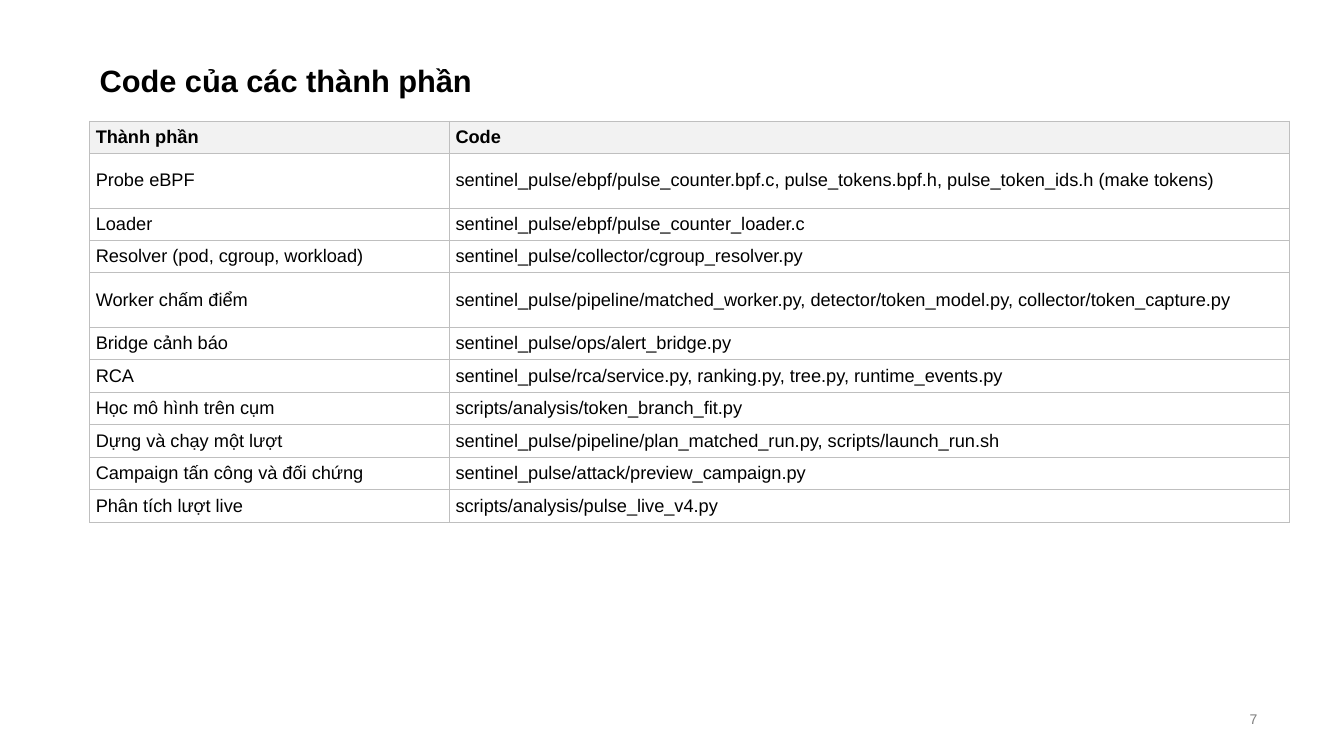
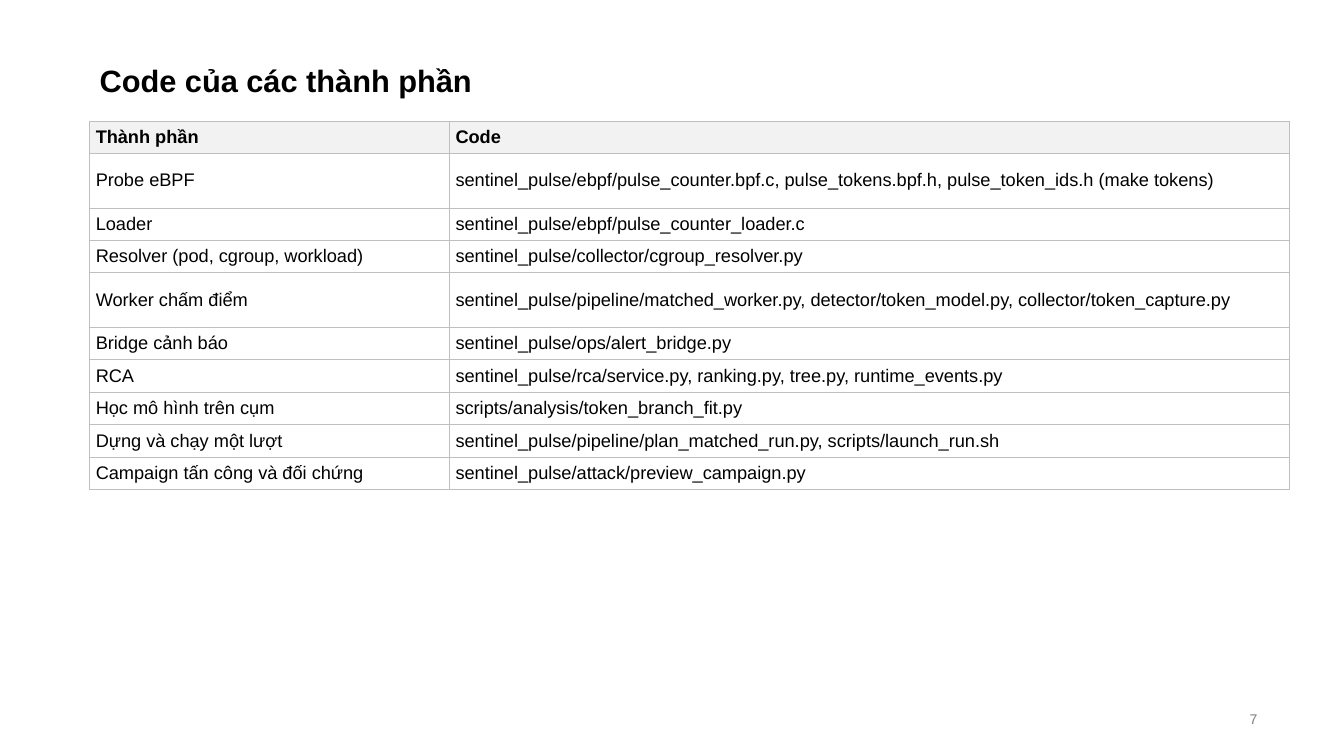
Before and after one commit to tndat-dev/eBPF-project, a slide deck: slide 7 of docs/Slide-runtime_security(13_11).pptx. Drawn at 1344x756 pixels with LibreOffice and Linux fonts; fonts in the diff are those of the drawing. Boxes give left, top, right and bottom in pixels: in the first picture for what was removed or moved away, otherwise in the second. Text is boxed around its words. In the diff, an @@ line names an element or a change of style, - is before the commit and + after.

```diff
--- a/docs/Slide-runtime_security(13_11).pptx
+++ b/docs/Slide-runtime_security(13_11).pptx
@@ table at (90,121,1290,522) @@
-row 11: Phân tích lượt live | scripts/analysis/pulse_live_v4.py
```
Also in this commit, not shown: 6 other slides changed, 2 slides removed, 7 other files.
